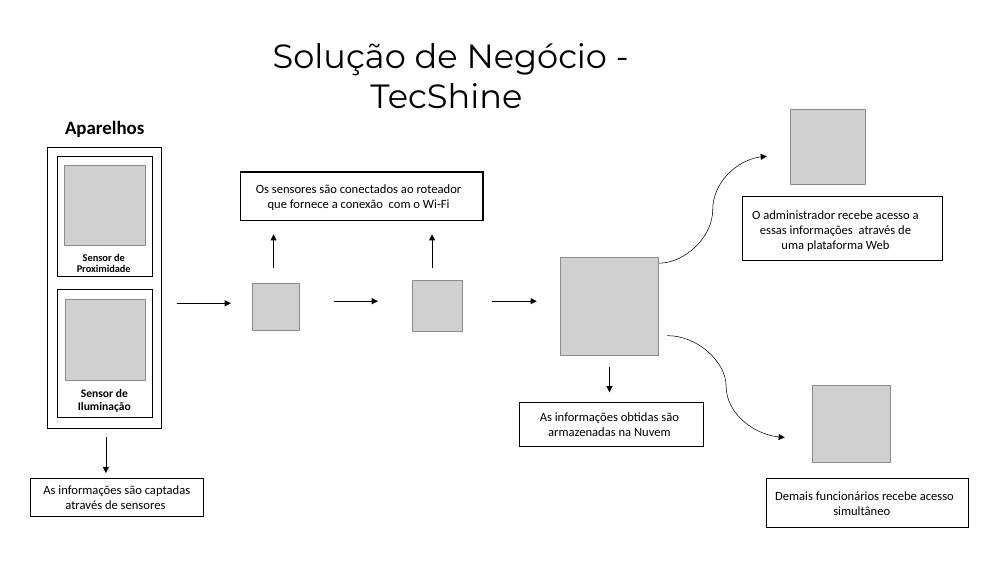
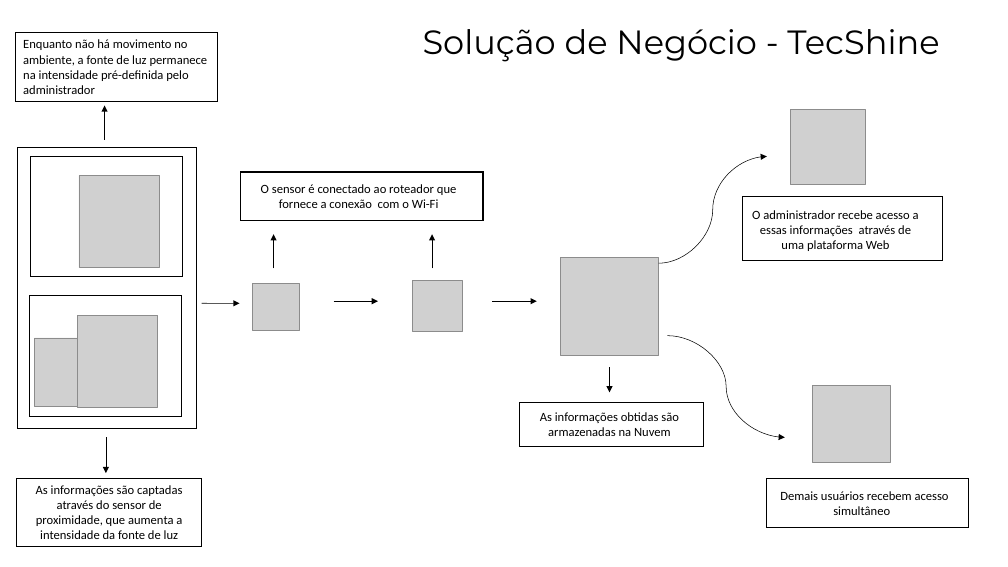
Before and after one commit to Sweet-Peach/TecShine, a slide deck: slide 1 of Tecnologia da informação/Desenho Solução.pptx. Drawn at 1008x567 pixels with LibreOffice and Linux fonts; fonts in the diff are those of the drawing; grey boxes stand for pictures. Boxes give left, top, right and bottom in pixels: in the first picture for what was removed or moved away, otherwise in the second. Text is boxed around its words. In the diff, an @@ line names an element or a change of style, - is before the commit and + after.

Commit message:
Desenho de Solução Neg/Tec

```diff
--- a/Tecnologia da informação/Desenho Solução.pptx
+++ b/Tecnologia da informação/Desenho Solução.pptx
@@ text "Solução de Negócio - TecShine" rewrapped from (273, 43, 607, 109) to (423, 29, 939, 62) @@
@@ rectangle added at (16, 33, 218, 101), outline #000000 0.75 pt, 12 pt, text #000000 @@
+Enquanto não há movimento no ambiente, a fonte de luz permanece na intensidade pré-definida pelo administrador
@@ arrow added from (104, 140) to (104, 106), #000000 0.5 pt @@
@@ rectangle: place and size @@
-rectangle at (47, 147, 161, 429)
+rectangle at (17, 147, 197, 429)
@@ text removed at (65, 120, 144, 137) @@
-Aparelhos
@@ rectangle: place and size @@
-rectangle at (57, 157, 153, 277)
+rectangle at (30, 157, 182, 277)
@@ picture: place and size @@
-picture at (65, 165, 145, 245)
+picture at (79, 175, 159, 268)
@@ text at (261, 184, 456, 208): text changed @@
-Os sensores são conectados ao roteador que fornece a conexão com o Wi-Fi
+O sensor é conectado ao roteador que fornece a conexão com o Wi-Fi
@@ title removed at (77, 253, 131, 272) @@
-Sensor de Proximidade
@@ rectangle: place and size @@
-rectangle at (58, 290, 153, 418)
+rectangle at (29, 296, 181, 416)
@@ picture removed at (65, 299, 146, 380) @@
@@ picture added at (78, 315, 158, 408) @@
@@ arrow moved from (177, 303) - (231, 303) to (202, 303) - (240, 303) @@
@@ picture added at (34, 338, 103, 407) @@
@@ text removed at (78, 389, 131, 412) @@
-Sensor de Iluminação
@@ rectangle "As informações são captadas através ...": place and size @@
-rectangle "As informações são captadas através ..." at (30, 478, 204, 516)
+rectangle "As informações são captadas através ..." at (17, 478, 202, 547)
@@ text in rectangle at (36, 485, 182, 539): text changed @@
-As informações são captadas através de sensores
+As informações são captadas através do sensor de proximidade, que aumenta a intensidade da fonte de luz
@@ text at (780, 491, 949, 515): text changed @@
-Demais funcionários recebe acesso simultâneo
+Demais usuários recebem acesso simultâneo
```
Also in this commit, not shown: 1 other slide changed.
